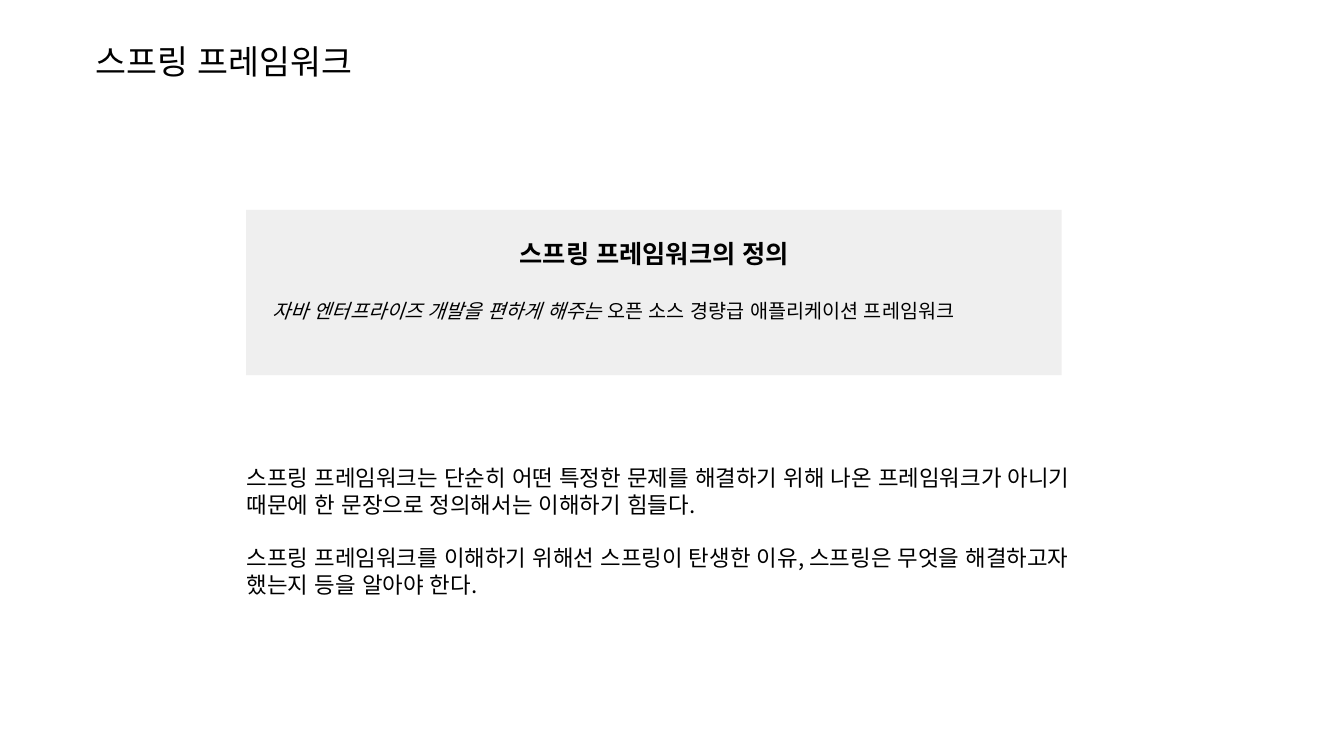
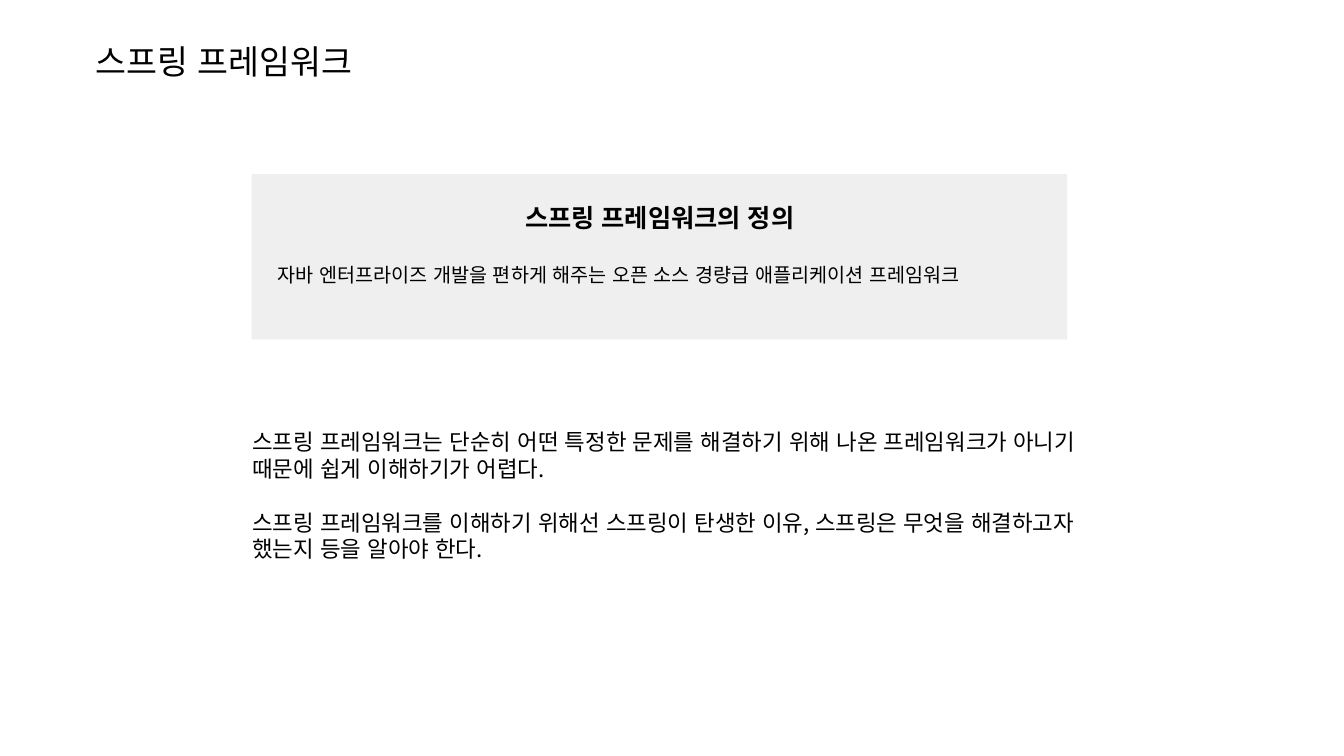
Before and after one commit to joonYK/study-boot-rest, a slide deck: slide 4 of SpringBoot Rest API.pptx. Drawn at 1344x756 pixels with LibreOffice and Linux fonts; fonts in the diff are those of the drawing. Boxes give left, top, right and bottom in pixels: in the first picture for what was removed or moved away, otherwise in the second. Text is boxed around its words. In the diff, an @@ line names an element or a change of style, - is before the commit and + after.

```diff
--- a/SpringBoot Rest API.pptx
+++ b/SpringBoot Rest API.pptx
@@ 2 texts, 1 rectangle: place and size @@
-2 texts, 1 rectangle at box(246, 210, 1070, 595)
+2 texts, 1 rectangle at box(252, 174, 1075, 559)
@@ text at box(278, 265, 959, 284): italic off in "자바 엔터프라이즈 개발을 편하게 해주는" @@
@@ text at box(252, 431, 1075, 479): text changed @@
-스프링 프레임워크는 단순히 어떤 특정한 문제를 해결하기 위해 나온 프레임워크가 아니기 때문에 한 문장으로 정의해서는 이해하기 힘들다.
+스프링 프레임워크는 단순히 어떤 특정한 문제를 해결하기 위해 나온 프레임워크가 아니기 때문에 쉽게 이해하기가 어렵다.
```
Also in this commit, not shown: 15 other slides changed.
